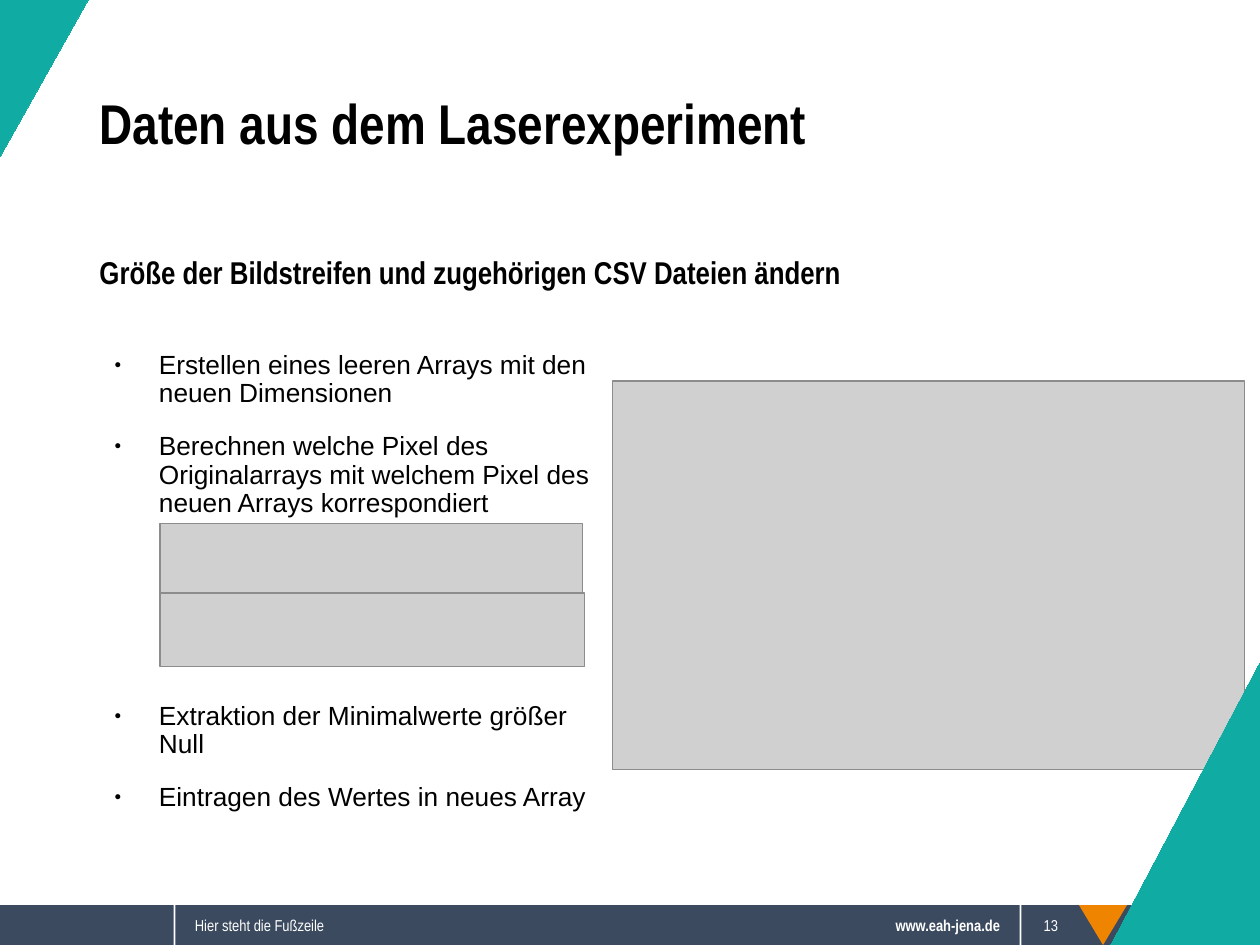
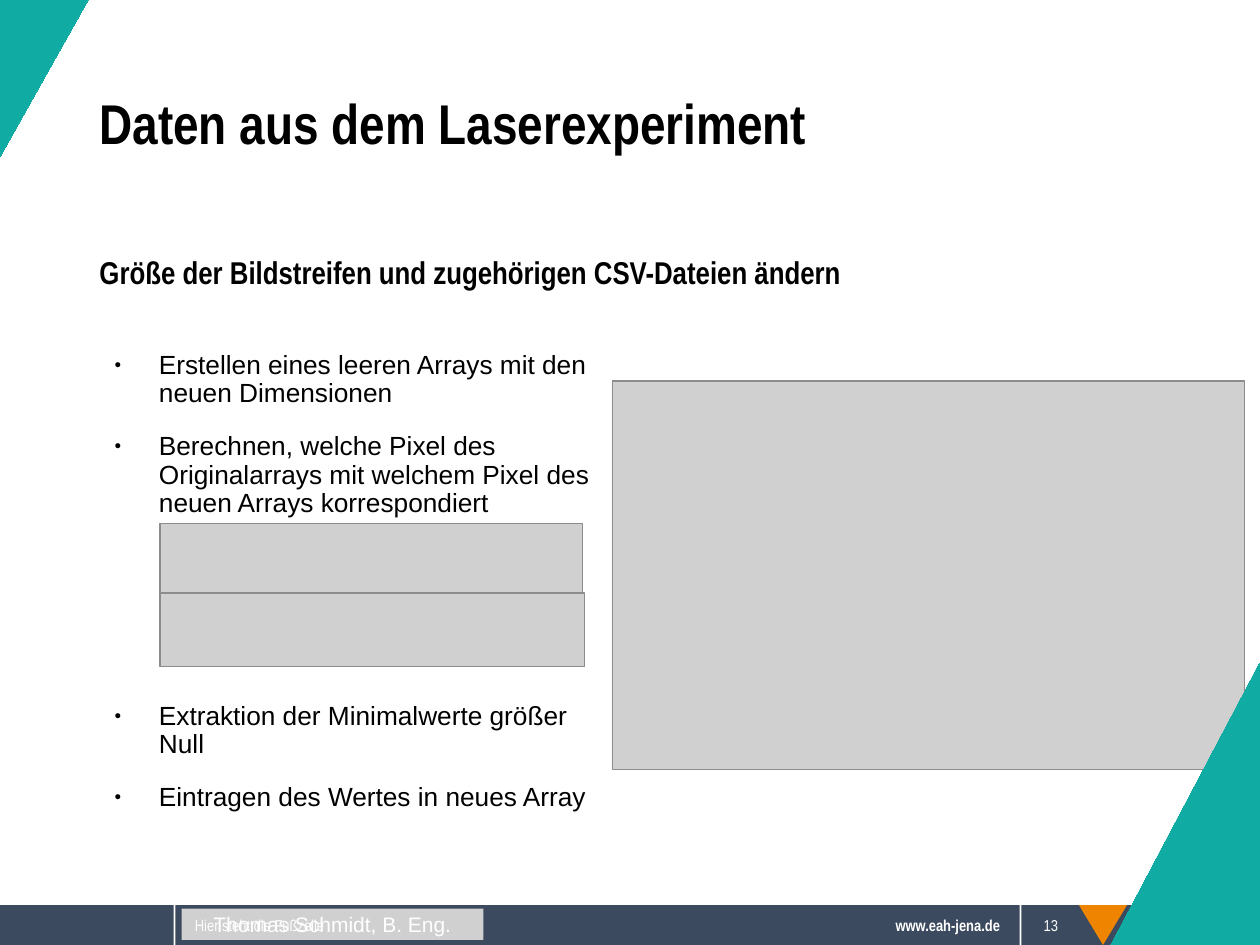
Before and after one commit to Sappy5053/Komplexpraktikum, a slide deck: slide 13 of Präsentation.odp. Drawn at 1260x945 pixels with LibreOffice and Linux fonts; fonts in the diff are those of the drawing; grey boxes stand for pictures; background and template pictures are left out. Boxes give left, top, right and bottom in pixels: in the first picture for what was removed or moved away, otherwise in the second. Text is boxed around its words. In the diff, an @@ line names an element or a change of style, - is before the commit and + after.

```diff
--- a/Präsentation.odp
+++ b/Präsentation.odp
@@ text at box(99, 261, 840, 291): text changed @@
-Größe der Bildstreifen und zugehörigen CSV Dateien ändern
+Größe der Bildstreifen und zugehörigen CSV-Dateien ändern
@@ text at box(159, 436, 589, 518): text changed @@
-● Berechnen welche Pixel des Originalarrays mit welchem Pixel des neuen Arrays korrespondiert
+● Berechnen, welche Pixel des Originalarrays mit welchem Pixel des neuen Arrays korrespondiert
@@ picture added at box(181, 908, 484, 940), 12 pt, text #FFFFFF @@
+Thomas Schmidt, B. Eng.
```
Also in this commit, not shown: 15 other slides changed, 1 other file.
